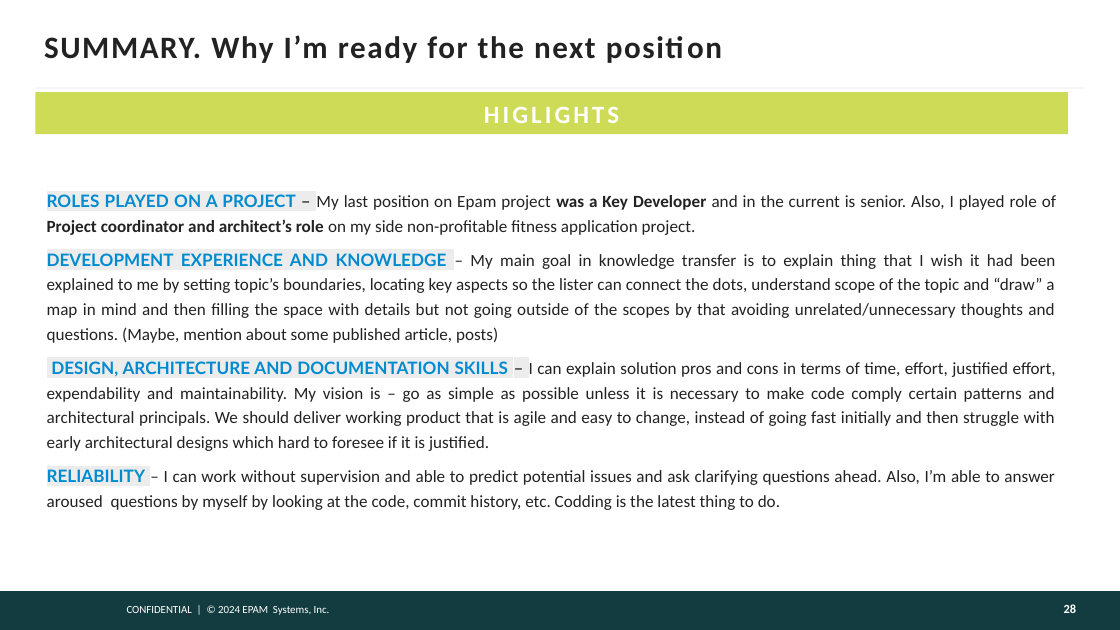
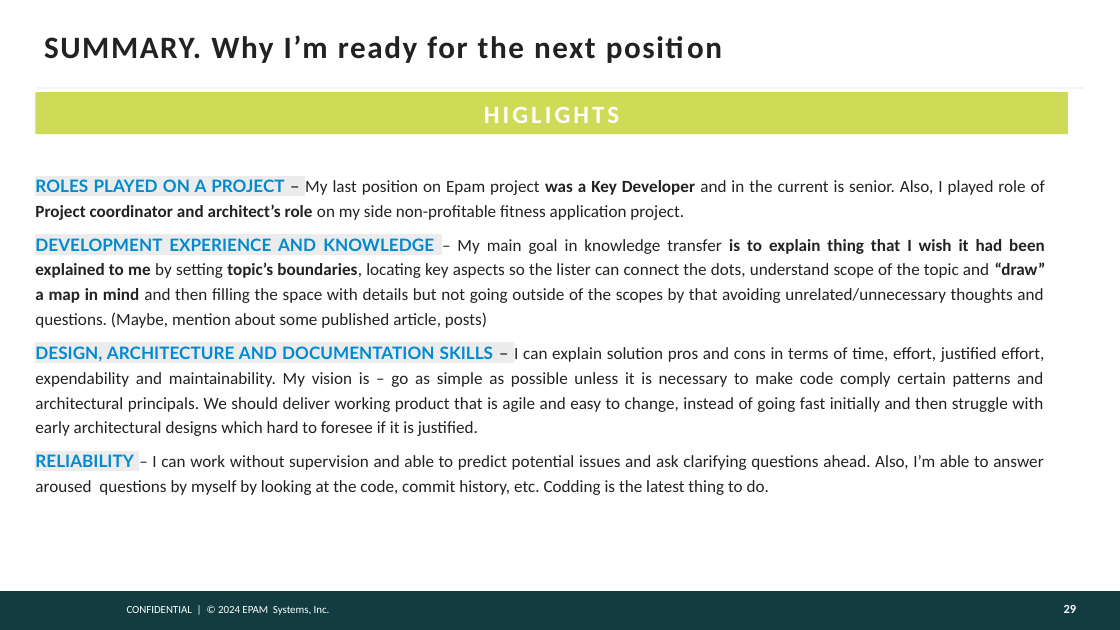
Before and after one commit to victoravt/Papers, a slide deck: slide 29 of Assessment Epam A2-A3/presentation-template.pptx (slide 28 before the commit). Drawn at 1120x630 pixels with LibreOffice and Linux fonts; fonts in the diff are those of the drawing; background and template pictures are left out. Boxes give left, top, right and bottom in pixels: in the first picture for what was removed or moved away, otherwise in the second. Text is boxed around its words. In the diff, an @@ line names an element or a change of style, - is before the commit and + after.

```diff
--- a/Assessment Epam A2-A3/presentation-template.pptx
+++ b/Assessment Epam A2-A3/presentation-template.pptx
@@ text "ROLES PLAYED ON A PROJECT ..." moved from (x1=47, y1=194, x2=1056, y2=510) to (x1=35, y1=179, x2=1046, y2=495) @@
@@ text at (x1=35, y1=238, x2=1046, y2=328): bold on in "is to explain thing that I wish ..." @@
```
Also in this commit, not shown: 8 other slides changed, 1 slide added, 1 other file.
